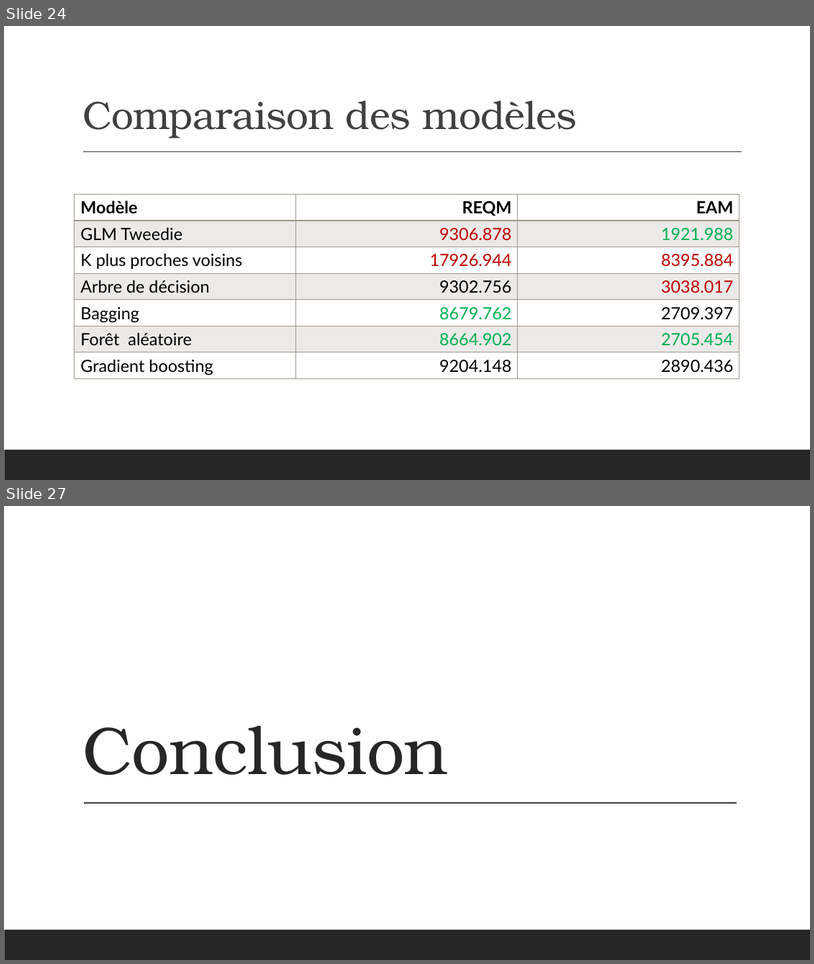
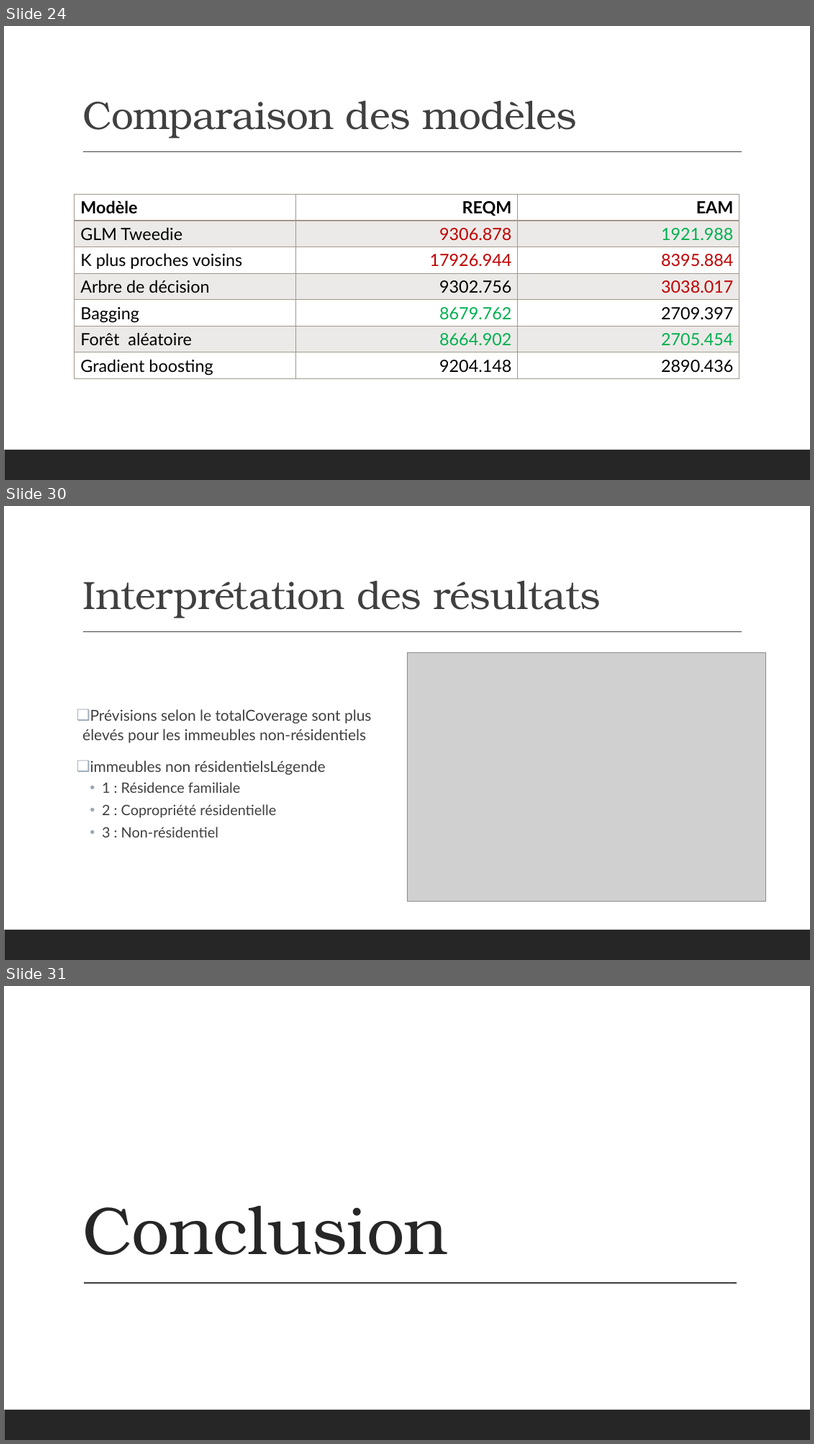
Before and after one commit to Dan-UL/PasDePlaziat, a slide deck: Final/Presentation_Equipe9.pptx. Shown one above the other, each under a label of ours: slides 24 and 27 before the commit, slides 24, 30 and 31 after it; the slides between them are not shown. The pictures are 814x964 and 814x1444 pixels, drawn with LibreOffice and Linux fonts; fonts in the diff are those of the drawing; grey boxes stand for pictures. Boxes give left, top, right and bottom in pixels: in the first picture for what was removed or moved away, otherwise in the second. Text is boxed around its words. In the diff, an @@ line names an element or a change of style, - is before the commit and + after.

```diff
--- a/Final/Presentation_Equipe9.pptx
+++ b/Final/Presentation_Equipe9.pptx
@@ slide 30 added at bbox=[4, 506, 810, 960], background #FFFFFF; not listed: 2 template elements that a slide beside it also shows @@
@@ title added at bbox=[82, 580, 601, 618], 47 pt, text #404040 @@
+Interprétation des résultats
@@ picture added at bbox=[407, 652, 767, 901] @@
@@ text added at bbox=[82, 709, 372, 837], 18 pt, text #404040 @@
+❑ Prévisions selon le totalCoverage sont plus élevés pour les immeubles non-résidentiels
+❑ immeubles non résidentielsLégende
+  • 1 : Résidence familiale
+  • 2 : Copropriété résidentielle
+  • 3 : Non-résidentiel
@@ what was slide 27 is now slide 31 @@
```
Also in this commit, not shown: 8 slides changed, 4 other slides added, 1 slide removed.
